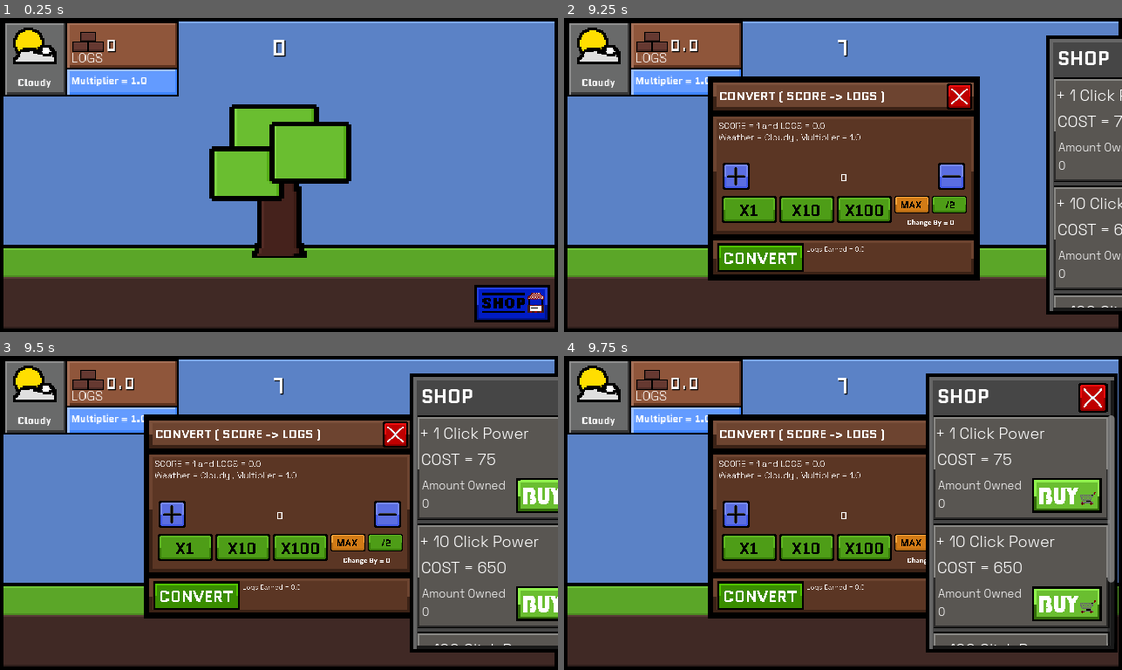
Above: before the commit, frames 1-4 (two rows, left to right).
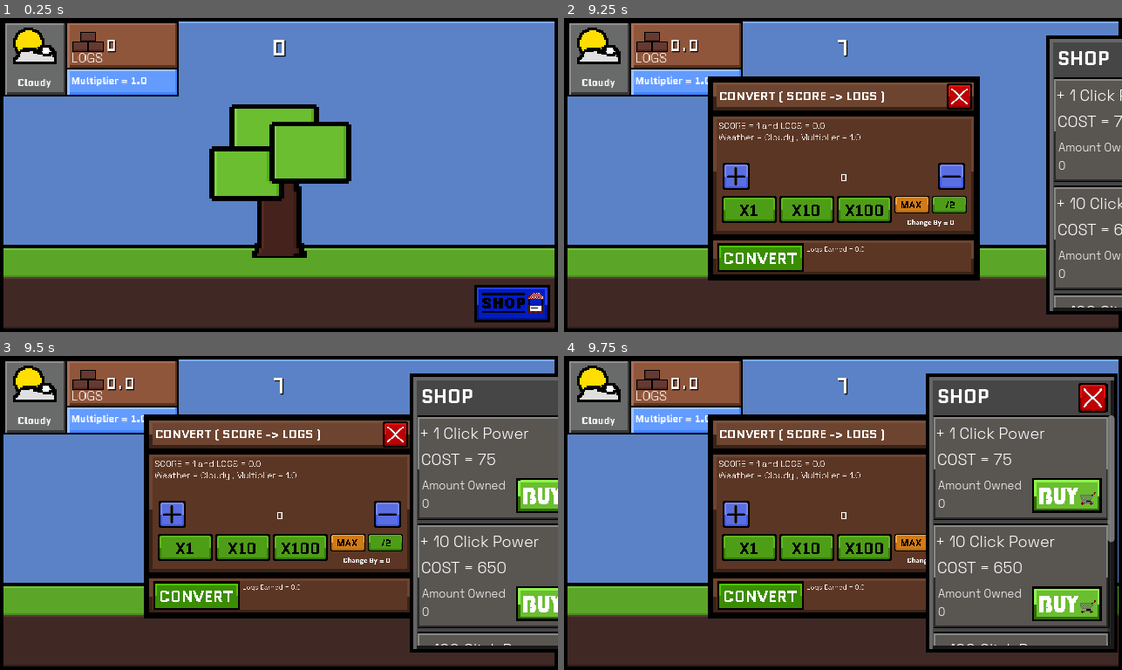
Above: after the commit, the same moments.

Repository: d3V-E/Tree-Game
Game: Godot game, scene res://scenes/main_game.tscn
Two runs of this game, one before a commit and one after it. Both use one fixed random seed, a clock stepped at 60 frames per second and the inputs below.
Inputs (mouse positions are in pixels of both pictures, inside the frame that each line leads up to):
- Up to frame 1 (0.25 s): no input
- Up to frame 2 (9.25 s): click (843, 178) at 0.5 s; click (653, 36) at 1.25 s; click (759, 256) at 2 s; click (759, 256) at 2.75 s; click (736, 175) at 3.5 s; click (949, 175) at 4.25 s; click (748, 209) at 5 s; click (809, 209) at 5.75 s; click (865, 209) at 6.5 s; click (909, 203) at 7.25 s; click (949, 203) at 8 s; click (1077, 303) at 8.75 s
- Up to frame 3 (9.5 s): no input
- Up to frame 4 (9.75 s): tap Enter at 9.5 s; move the mouse to (965, 497) at 9.52 s; hold Right from 9.53 s (still down); tap Alt at 9.6 s; click (965, 497) at 9.67 s

Frames 1-3 are identical in both runs. In frame 4, 0.2% of the frame differs, in the area x 97-99%, y 58-73%.

Commit message:
Update 7

Diff:
--- a/scenes/main_game.tscn
+++ b/scenes/main_game.tscn
@@ -554,6 +554,60 @@
 text = "0"
 
 [node name="Buy100" type="TextureButton" parent="CanvasLayer/Shopline/ScrollContainer/VBoxContainer/Control 3/Click + 100" unique_id=1205169505]
+offset_left = 13.0
+offset_top = 12.0
+offset_right = 93.0
+offset_bottom = 52.0
+texture_normal = ExtResource("28_dcudo")
+stretch_mode = 0
+
+[node name="Control 4" type="Control" parent="CanvasLayer/Shopline/ScrollContainer/VBoxContainer" unique_id=2138942948]
+custom_minimum_size = Vector2(200, 120)
+layout_mode = 2
+
+[node name="Click + 1000" type="Sprite2D" parent="CanvasLayer/Shopline/ScrollContainer/VBoxContainer/Control 4" unique_id=903711937]
+position = Vector2(100, 60)
+texture = ExtResource("27_x3ega")
+
+[node name="+1000 Click Header" type="RichTextLabel" parent="CanvasLayer/Shopline/ScrollContainer/VBoxContainer/Control 4/Click + 1000" unique_id=198964277]
+offset_left = -98.0
+offset_top = -56.0
+offset_right = 98.0
+offset_bottom = -22.0
+theme_override_fonts/normal_font = ExtResource("8_70vka")
+theme_override_font_sizes/normal_font_size = 18
+text = "+ 1000 Click Power"
+vertical_alignment = 1
+metadata/_edit_use_anchors_ = true
+
+[node name="Cost 1000" type="RichTextLabel" parent="CanvasLayer/Shopline/ScrollContainer/VBoxContainer/Control 4/Click + 1000" unique_id=120385369]
+offset_left = -96.0
+offset_top = -21.0
+offset_right = 98.0
+offset_bottom = 4.0
+theme_override_fonts/normal_font = ExtResource("8_70vka")
+theme_override_font_sizes/normal_font_size = 18
+text = "COST = 55000"
+
+[node name="Amnt Owned Header 100" type="RichTextLabel" parent="CanvasLayer/Shopline/ScrollContainer/VBoxContainer/Control 4/Click + 1000" unique_id=1825977394]
+offset_left = -95.0
+offset_top = 12.0
+offset_right = 9.0
+offset_bottom = 33.0
+theme_override_fonts/normal_font = ExtResource("8_70vka")
+theme_override_font_sizes/normal_font_size = 13
+text = "Amount Owned"
+
+[node name="Amnt Owned 1000" type="RichTextLabel" parent="CanvasLayer/Shopline/ScrollContainer/VBoxContainer/Control 4/Click + 1000" unique_id=500684340]
+offset_left = -95.0
+offset_top = 33.0
+offset_right = 9.0
+offset_bottom = 52.0
+theme_override_fonts/normal_font = ExtResource("8_70vka")
+theme_override_font_sizes/normal_font_size = 13
+text = "0"
+
+[node name="Buy1000" type="TextureButton" parent="CanvasLayer/Shopline/ScrollContainer/VBoxContainer/Control 4/Click + 1000" unique_id=1052313734]
 offset_left = 13.0
 offset_top = 12.0
 offset_right = 93.0
@@ -595,3 +649,5 @@
 [connection signal="button_up" from="CanvasLayer/Shopline/ScrollContainer/VBoxContainer/Control 2/Click + 10/Buy10" to="." method="_on_buy_10_button_up"]
 [connection signal="button_down" from="CanvasLayer/Shopline/ScrollContainer/VBoxContainer/Control 3/Click + 100/Buy100" to="." method="_on_buy_100_button_down"]
 [connection signal="button_up" from="CanvasLayer/Shopline/ScrollContainer/VBoxContainer/Control 3/Click + 100/Buy100" to="." method="_on_buy_100_button_up"]
+[connection signal="button_down" from="CanvasLayer/Shopline/ScrollContainer/VBoxContainer/Control 4/Click + 1000/Buy1000" to="." method="_on_buy_1000_button_down"]
+[connection signal="button_up" from="CanvasLayer/Shopline/ScrollContainer/VBoxContainer/Control 4/Click + 1000/Buy1000" to="." method="_on_buy_1000_button_up"]
--- a/scripts/main_game.gd
+++ b/scripts/main_game.gd
@@ -28,7 +28,7 @@
 @onready var buyone: TextureButton = $"CanvasLayer/Shopline/ScrollContainer/VBoxContainer/Control 1/Click + 1/Buy1"
 @onready var buyten: TextureButton = $"CanvasLayer/Shopline/ScrollContainer/VBoxContainer/Control 2/Click + 10/Buy10"
 @onready var buyhundred : TextureButton = $"CanvasLayer/Shopline/ScrollContainer/VBoxContainer/Control 3/Click + 100/Buy100"
-
+@onready var buyk : TextureButton = $"CanvasLayer/Shopline/ScrollContainer/VBoxContainer/Control 4/Click + 1000/Buy1000"
 
 
 
@@ -45,6 +45,10 @@
 var amntownedten = 0
 var clickhundred = 6000
 var amntownedhundred = 0
+var clickk = 55000
+var amntownedk = 0
+
+
 
 var rarities = {"Cloudy" : 1000,
 				"Sunny" : 500,
@@ -121,6 +125,7 @@
 	buyone.pivot_offset = buyone.size / 2
 	buyten.pivot_offset = buyten.size / 2
 	buyhundred.pivot_offset = buyhundred.size / 2
+	buyk.pivot_offset = buyk.size / 2
 	$CanvasLayer/Score.text = str(score)
 	$"CanvasLayer/Stats/Log Count".text = str(wood)
 	hconverttree()
@@ -529,3 +534,28 @@
 		amntownedhundred += 1
 		$"CanvasLayer/Shopline/ScrollContainer/VBoxContainer/Control 3/Click + 100/Cost 100".text = "COST = " + str(clickhundred)
 		$"CanvasLayer/Shopline/ScrollContainer/VBoxContainer/Control 3/Click + 100/Amnt Owned 100".text = str(amntownedhundred)
+
+
+
+
+
+
+func _on_buy_1000_button_down():
+	var tween = get_tree().create_tween()
+	tween.tween_property(buyk , "scale" , Vector2(.9 ,.9), .1)
+
+
+
+
+
+
+func _on_buy_1000_button_up():
+	var tween = get_tree().create_tween()
+	tween.tween_property(buyk , "scale" , Vector2(1 , 1) , .1)
+	if wood >= clickk:
+		wood -= clickk
+		click += 1000
+		clickk += 11550
+		amntownedk += 1
+		$"CanvasLayer/Shopline/ScrollContainer/VBoxContainer/Control 4/Click + 1000/Cost 1000".text = "COST = " + str(clickk)
+		$"CanvasLayer/Shopline/ScrollContainer/VBoxContainer/Control 4/Click + 1000/Amnt Owned 1000".text = str(amntownedk)
